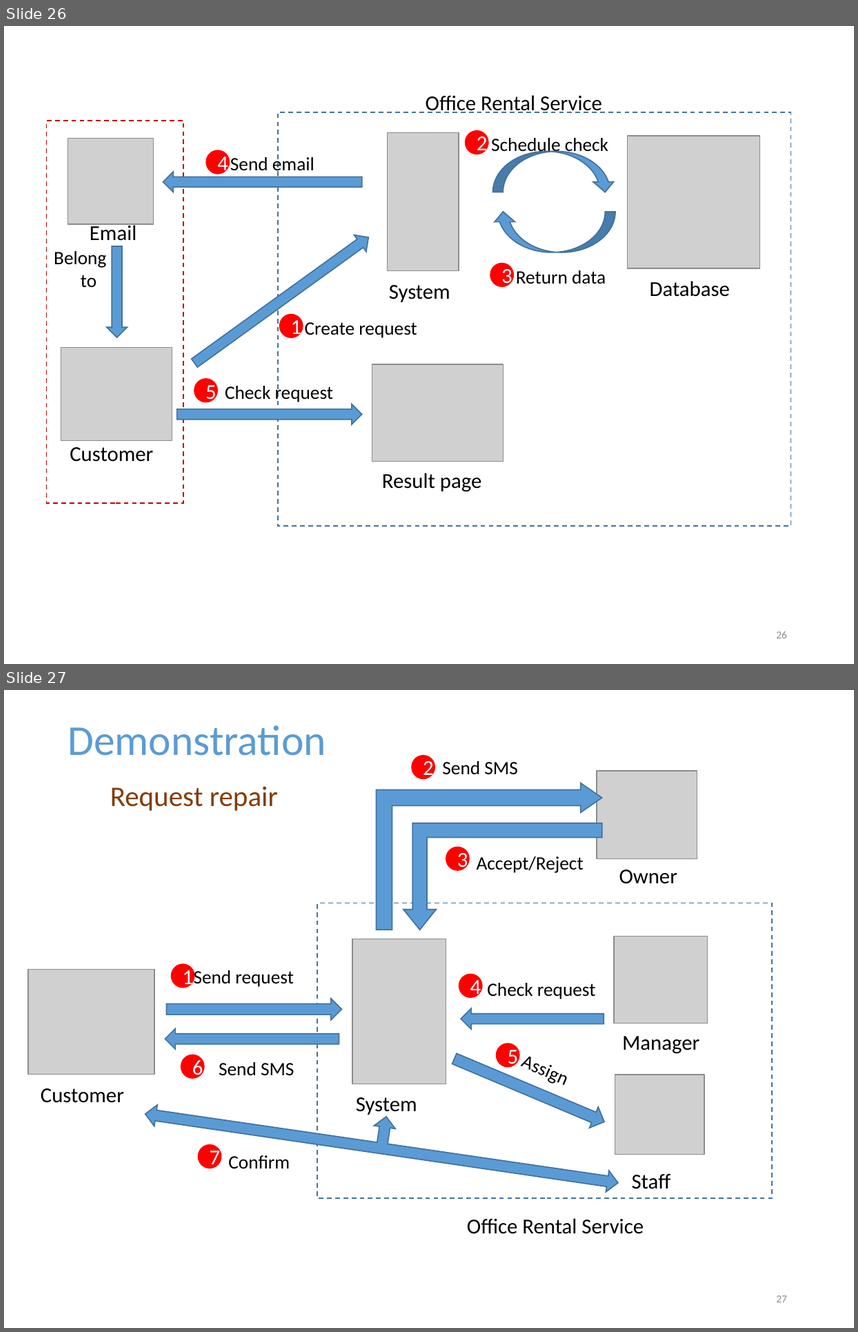
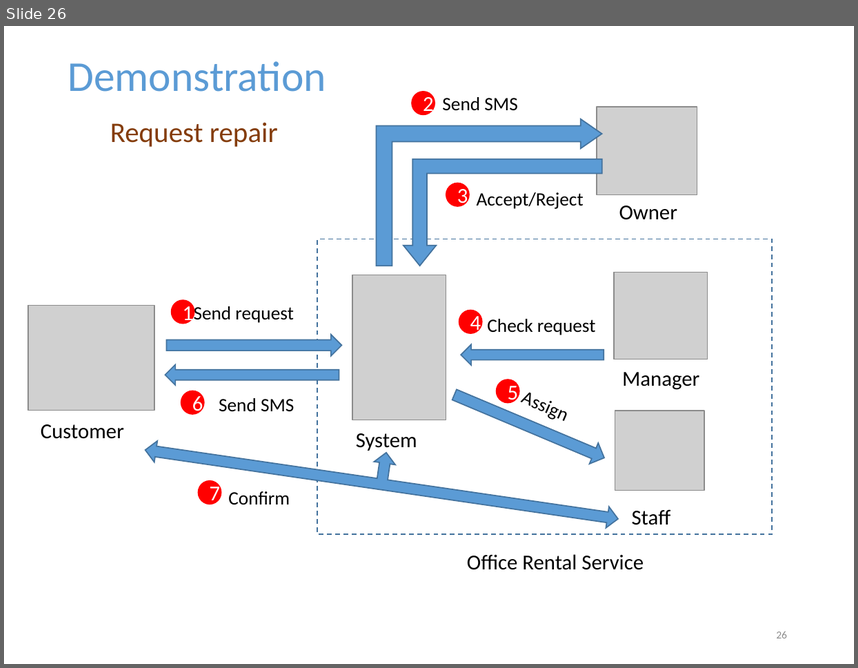
Before and after one commit to tienlx93/capstone-ors, a slide deck: doc/SlidePresentation 2 v3.pptx. Shown one above the other, each under a label of ours: slides 26 and 27 before the commit, slide 26 after it. The pictures are 858x1332 and 858x668 pixels, drawn with LibreOffice and Linux fonts; fonts in the diff are those of the drawing; grey boxes stand for pictures. Boxes give left, top, right and bottom in pixels: in the first picture for what was removed or moved away, otherwise in the second. Text is boxed around its words. In the diff, an @@ line names an element or a change of style, - is before the commit and + after.

```diff
--- a/doc/SlidePresentation 2 v3.pptx
+++ b/doc/SlidePresentation 2 v3.pptx
@@ slide 26 removed at (4, 26, 854, 664), background #FFFFFF @@
@@ text removed at (426, 95, 602, 113) @@
-Office Rental Service
@@ rectangle removed at (47, 121, 183, 503) @@
@@ rectangle removed at (278, 113, 791, 526) @@
@@ picture removed at (67, 138, 154, 224) @@
@@ picture removed at (388, 132, 459, 270) @@
@@ ellipse removed at (466, 131, 488, 154) @@
-2
@@ text removed at (491, 138, 608, 156) @@
-Schedule check
@@ picture removed at (628, 136, 760, 268) @@
@@ ellipse removed at (206, 150, 229, 173) @@
-4
@@ text removed at (230, 154, 314, 174) @@
-Send email
@@ curved down arrow removed at (493, 151, 615, 192) @@
@@ right arrow removed at (163, 172, 362, 192) @@
@@ curved down arrow removed at (493, 212, 615, 252) @@
@@ text removed at (90, 222, 136, 241) @@
-Email
@@ right arrow removed at (188, 229, 374, 370) @@
@@ text removed at (54, 251, 106, 288) @@
-Belong to
@@ right arrow removed at (106, 247, 127, 338) @@
@@ ellipse removed at (490, 263, 513, 286) @@
-3
@@ text removed at (516, 270, 606, 284) @@
-Return data
@@ text removed at (389, 285, 450, 302) @@
-System
@@ text removed at (650, 281, 730, 296) @@
-Database
@@ ellipse removed at (279, 314, 302, 337) @@
-1
@@ text removed at (305, 322, 417, 338) @@
-Create request
@@ picture removed at (61, 348, 172, 440) @@
@@ picture removed at (372, 364, 504, 461) @@
@@ ellipse removed at (194, 379, 217, 402) @@
-5
@@ text removed at (225, 384, 333, 403) @@
-Check request
@@ right arrow removed at (176, 403, 362, 424) @@
@@ text removed at (70, 447, 153, 461) @@
-Customer
@@ text removed at (382, 472, 481, 492) @@
-Result page
@@ page number removed at (776, 630, 787, 638) @@
-26
@@ what was slide 27 is now slide 26 @@
@@ page number at (776, 630, 787, 638): text changed @@
-27
+26
```
Also in this commit, not shown: 1 slide changed.
